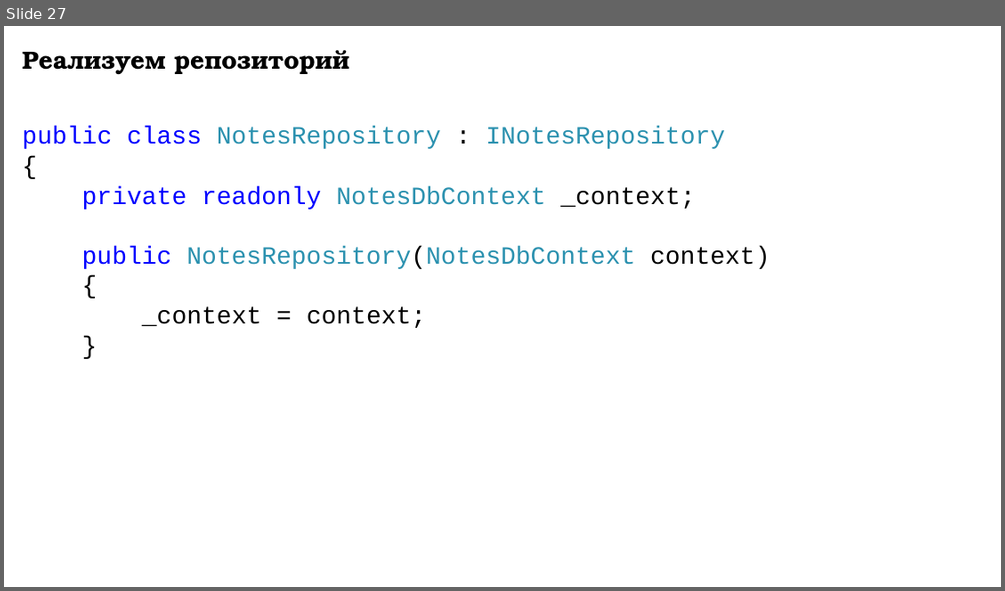
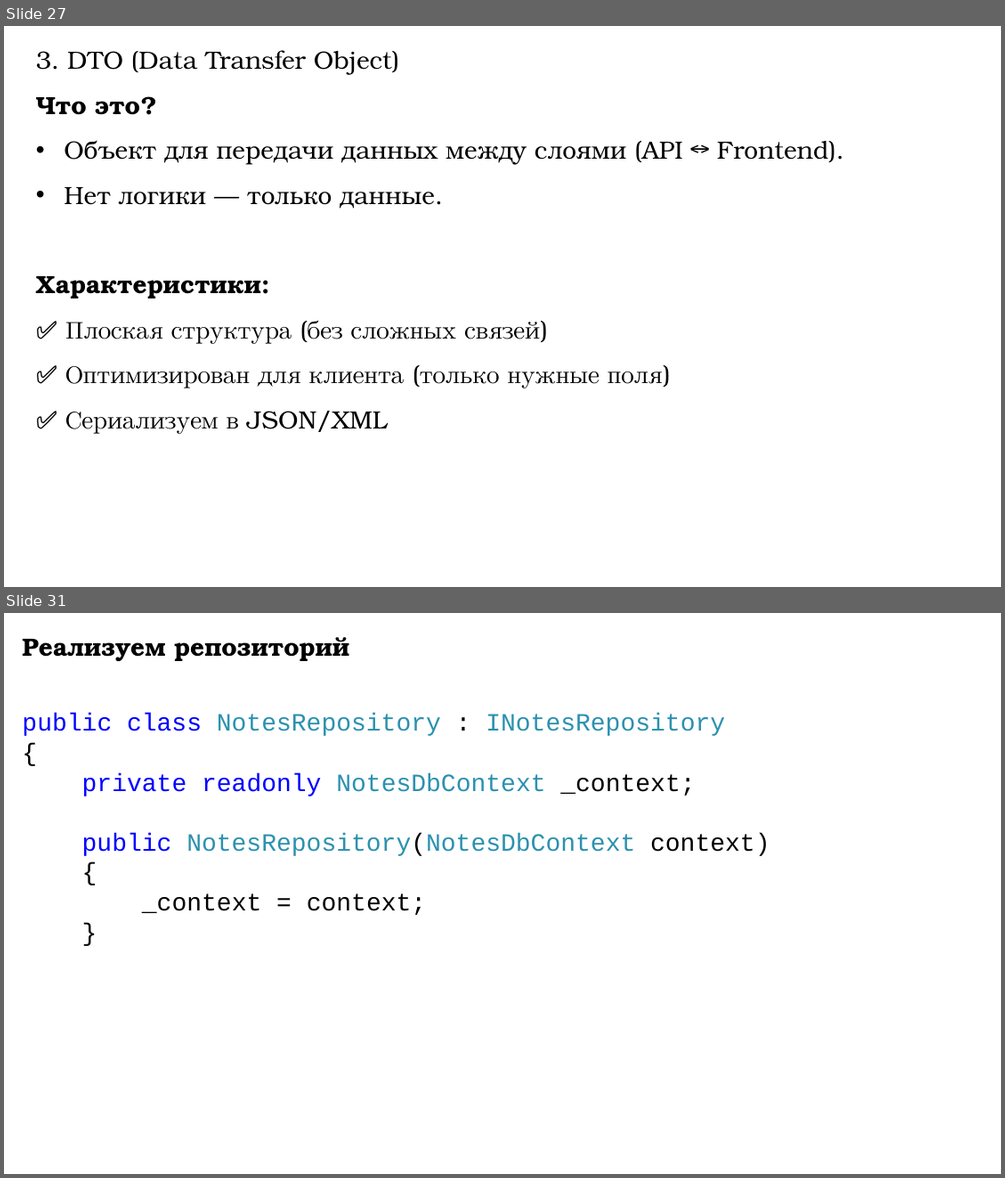
Before and after one commit to DaniilKlyukin/OOP-4, a slide deck: Лекции/ООП 1 лек 6.pptx. Shown one above the other, each under a label of ours: slide 27 before the commit, slides 27 and 31 after it; the slides between them are not shown. The pictures are 1005x591 and 1005x1178 pixels, drawn with LibreOffice and Linux fonts; fonts in the diff are those of the drawing. Boxes give left, top, right and bottom in pixels: in the first picture for what was removed or moved away, otherwise in the second. Text is boxed around its words. In the diff, an @@ line names an element or a change of style, - is before the commit and + after.

```diff
--- a/Лекции/ООП 1 лек 6.pptx
+++ b/Лекции/ООП 1 лек 6.pptx
@@ slide 27 added at box(4, 26, 1001, 587), background #FFFFFF @@
@@ text added at box(36, 50, 844, 434), 24 pt, text #000000 @@
+3. DTO (Data Transfer Object)
+Что это?
+• Объект для передачи данных между слоями (API ↔ Frontend).
+• Нет логики — только данные.
+Характеристики:
+✅ Плоская структура (без сложных связей)
+✅ Оптимизирован для клиента (только нужные поля)
+✅ Сериализуем в JSON/XML
@@ what was slide 27 is now slide 31 @@
```
Also in this commit, not shown: 9 slides changed, 4 other slides added, 1 slide removed.
